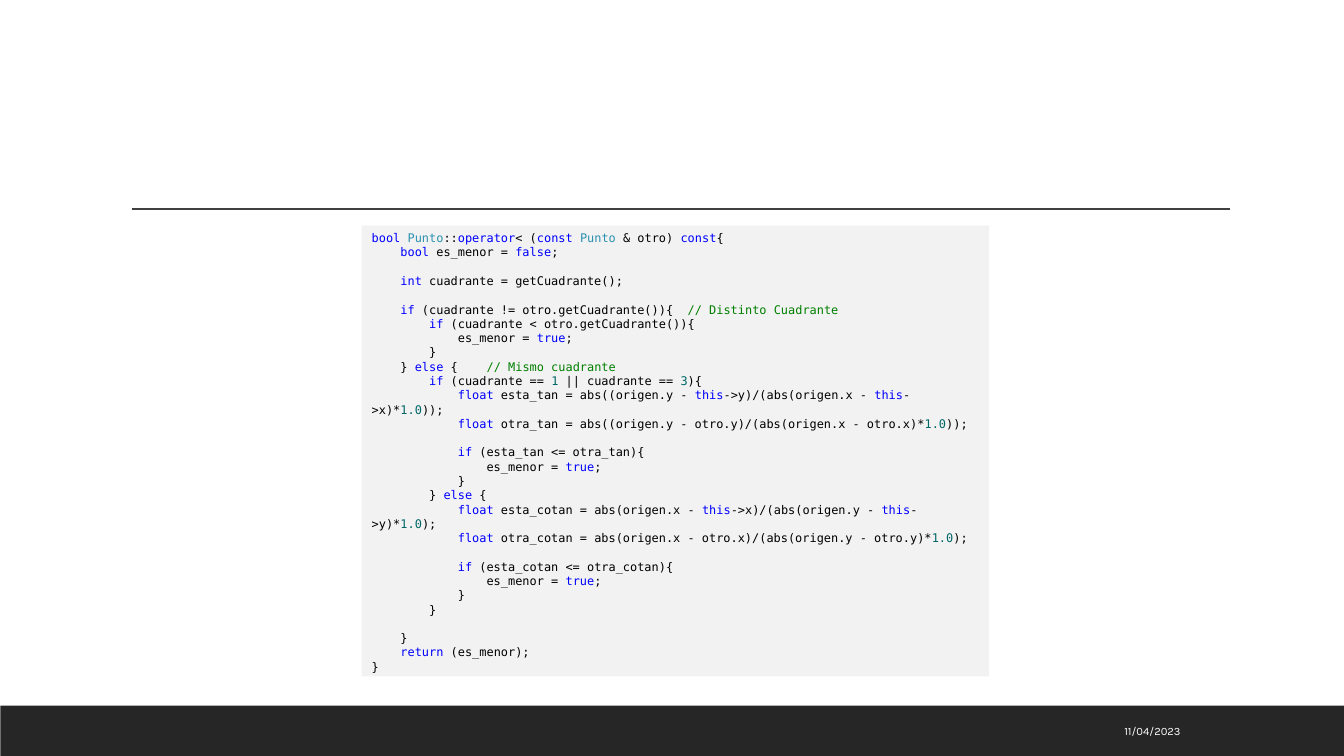
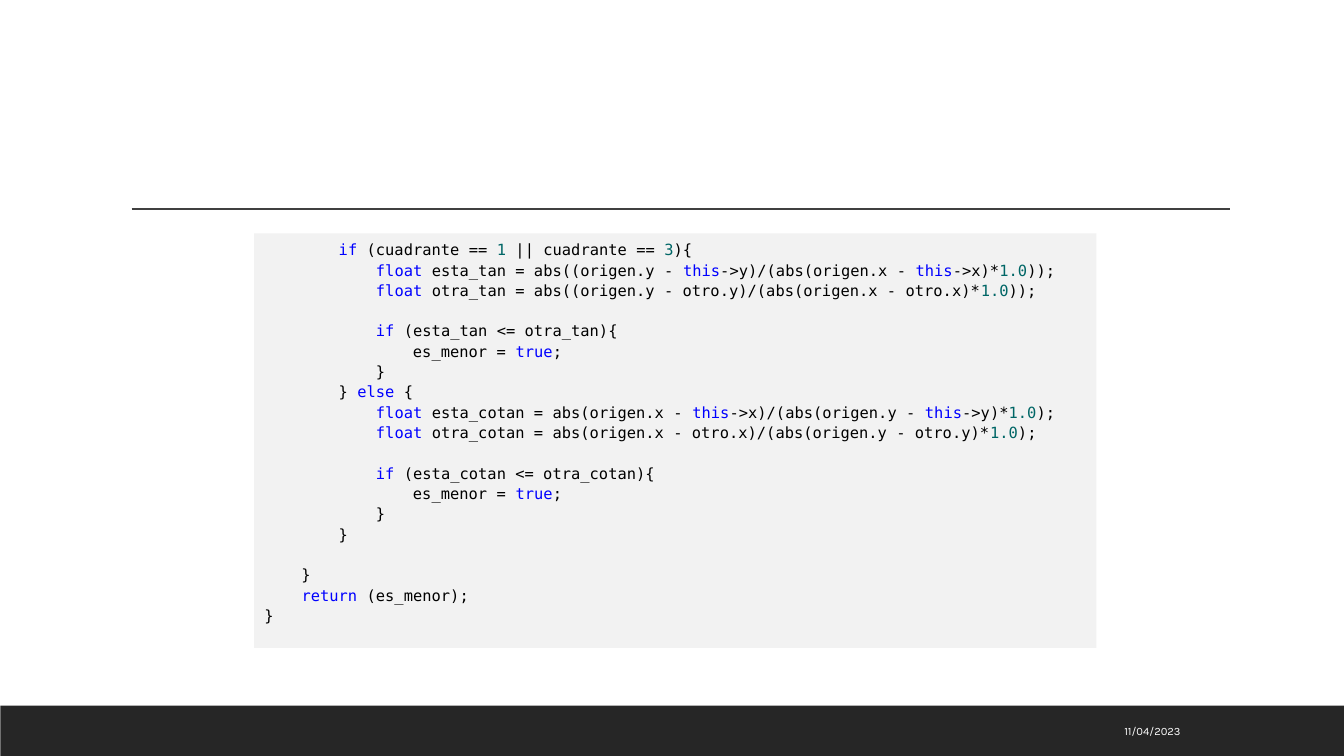
Before and after one commit to MarioLndz/Practica2DyV, a slide deck: slide 13 of PresentaciónPráctica2.pptx (slide 12 before the commit). Drawn at 1344x756 pixels with LibreOffice and Linux fonts; fonts in the diff are those of the drawing. Boxes give left, top, right and bottom in pixels: in the first picture for what was removed or moved away, otherwise in the second. Text is boxed around its words. In the diff, an @@ line names an element or a change of style, - is before the commit and + after.

```diff
--- a/PresentaciónPráctica2.pptx
+++ b/PresentaciónPráctica2.pptx
@@ text "if (cuadrante == 1 || ...": place and size @@
-text "if (cuadrante == 1 || ..." at box(362, 226, 989, 677)
+text "if (cuadrante == 1 || ..." at box(254, 234, 1097, 648)
@@ text "if (cuadrante == 1 || ..." at box(254, 234, 1097, 648): size 8.5 to 11 pt; line spacing 1 to 1.1 @@
@@ text at box(372, 233, 839, 371): paragraphs removed @@
-  bool Punto::operator< (const Punto & otro) const{
-  bool es_menor = false;
-  int cuadrante = getCuadrante();
-  if (cuadrante != otro.getCuadrante()){ // Distinto Cuadrante
-  if (cuadrante < otro.getCuadrante()){
-  es_menor = true;
-  }
-  } else { // Mismo cuadrante
```
Also in this commit, not shown: 4 other slides changed, 21 slides added.
